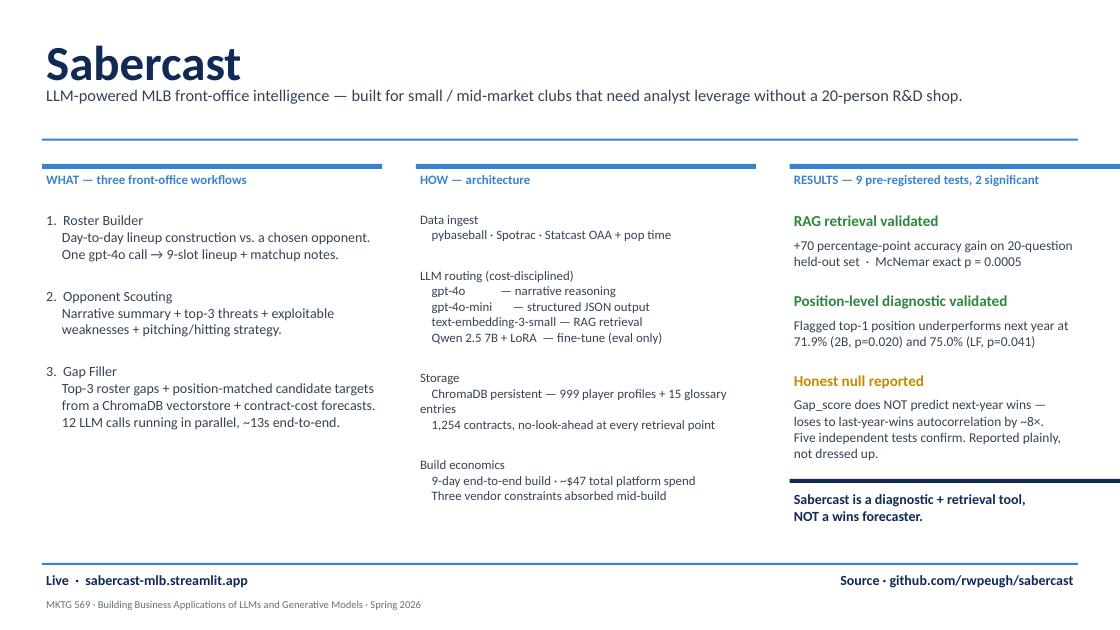
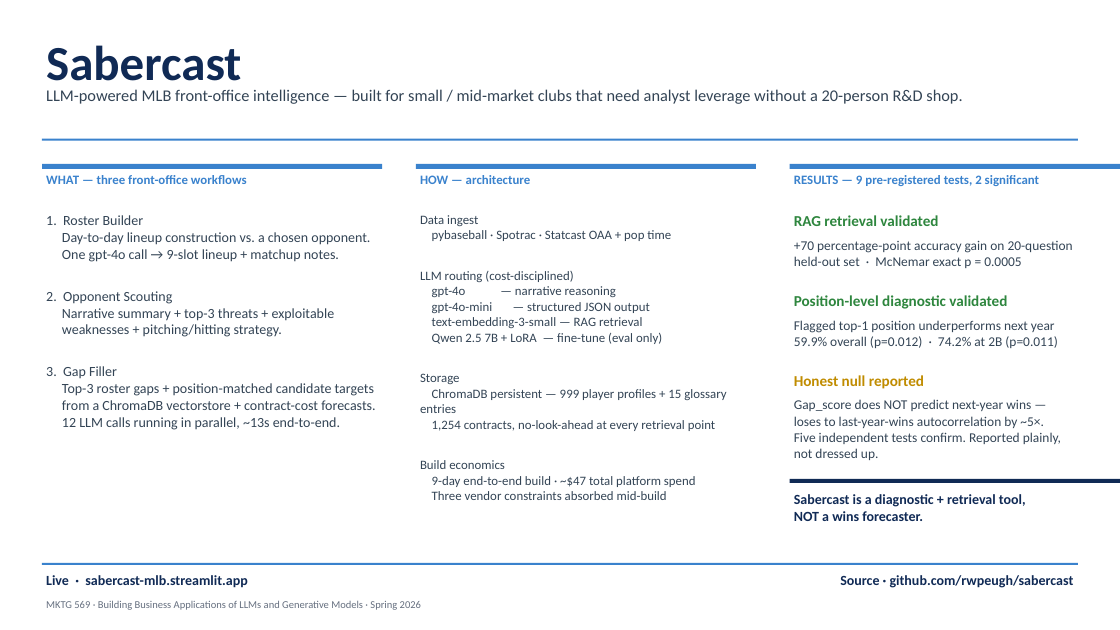
Before and after one commit to rwpeugh/sabercast, a slide deck: slide 1 of docs/demo/Sabercast_Pitch_Slide.pptx. Drawn at 1120x630 pixels with LibreOffice and Linux fonts; fonts in the diff are those of the drawing. Boxes give left, top, right and bottom in pixels: in the first picture for what was removed or moved away, otherwise in the second. Text is boxed around its words. In the diff, an @@ line names an element or a change of style, - is before the commit and + after.

Commit message:
Full eval refresh after shared-city bug fix + Entry 17
Re-ran the full evaluation pipeline (correlation_study → statistical_validation
→ wins_predictor → gap_fill_test → methodology_ablation → generate_report_charts)
after the _filter_team league-disambiguation fix in commit 0e45eb7. 36 of 180
(year, team) rows had carried a small bias on the team-aggregate stats from
shared-city contamination; this commit refreshes them.

Headline shifts:
  legacy gap_score (n=180):  r = -0.058 -> -0.103   (stronger magnitude)
  baseline shootout excl. COVID:
    last-year wins:  r = +0.573   (unchanged)
    Sabercast |r|:   0.07 -> 0.11  (still loses to autocorrelation ~5x)
  overall position hit-rate:  62.8% -> 59.9%  with p = 0.012  (still significant)
  2B hit-rate:                71.9% (p=0.020) -> 74.2% (p=0.011)  (MORE significant)
  LF hit-rate:                75.0% (p=0.041) -> 71.4% (p=0.078)  (demoted to trending)
  SP hit-rate:                81.8% (n=11, trending) -> 56.3% (n=16, n.s.)
  wins predictor ΔR²:         +0.0008 (p=0.70) -> +0.0056 (p=0.31)

Five of six pre-registered statistical_validation verdicts UNCHANGED. The
only consequential reframing: 'two positions significant (2B + LF)' becomes
'one position significant (2B, more strongly than before), one trending (LF).'
Overall hit-rate test (6.3.3) remains statistically significant at p=0.012.

Refreshed artifacts (all committed):
  * eval/results/  — 9 result CSVs + 4 PNG charts
  * docs/final_report/EVALUATION.md + SABERCAST_FINAL_REPORT.md + .docx
  * docs/BUILD_LOG.md + Entry 17 + Sabercast_Build_Log.docx
  * docs/checkpoint3/Sabercast_Progress_Update.docx
  * docs/demo/Sabercast_Pitch_Slide.pptx + .png
  * README.md headline-numbers table
  * demo/verify_chc_cws_fix.py - new Playwright check that drove
                                  the deployed app through CHC vs MIL and
                                  confirmed Vaughn (CWS) no longer appears
                                  in the Cubs lineup (35s first poll)

Cost of this refresh: ~$0.30 in OpenAI credits + ~15 minutes wall time.
All numbers in the report are now consistent with each other and with the
fixed code path that's live on the deployed app.

```diff
--- a/docs/demo/Sabercast_Pitch_Slide.pptx
+++ b/docs/demo/Sabercast_Pitch_Slide.pptx
@@ text at [794,320,1058,348]: text changed @@
-Flagged top-1 position underperforms next year at
-71.9% (2B, p=0.020) and 75.0% (LF, p=0.041)
+Flagged top-1 position underperforms next year
+59.9% overall (p=0.012) · 74.2% at 2B (p=0.011)
@@ text at [794,416,1044,428]: text changed @@
-loses to last-year-wins autocorrelation by ~8×.
+loses to last-year-wins autocorrelation by ~5×.
```
Also in this commit, not shown: 35 other files.
